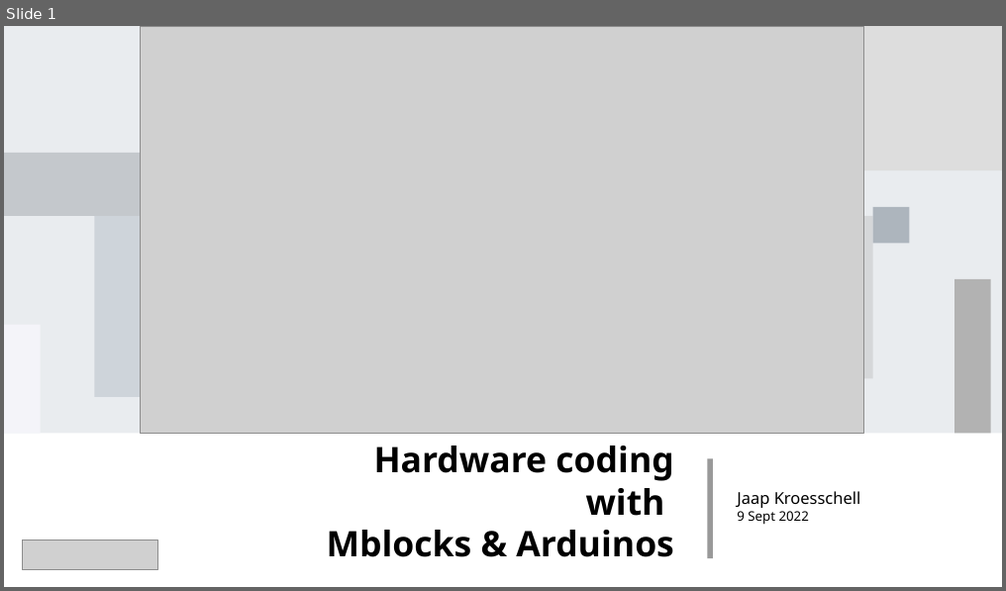
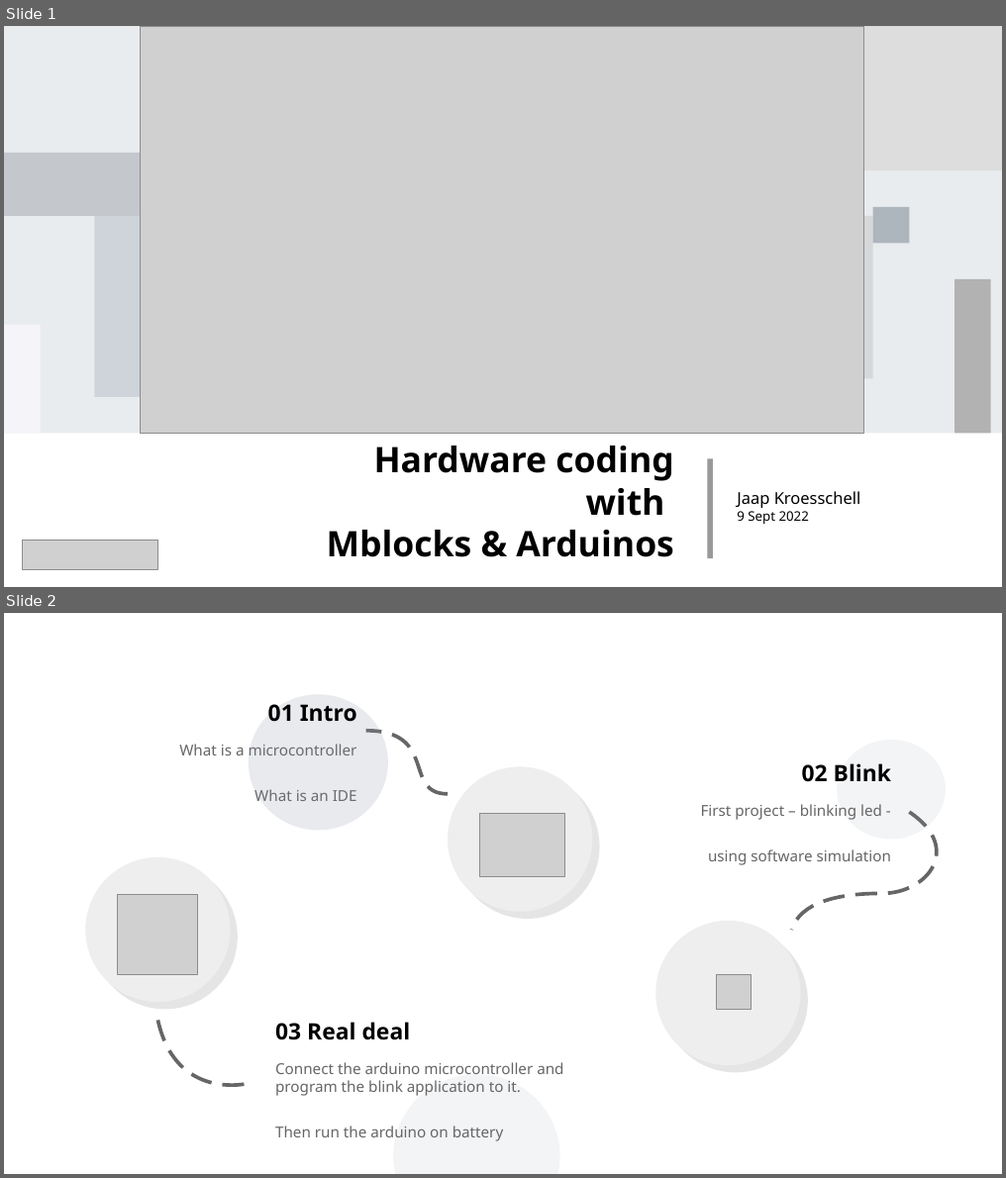
Before and after one commit to Jaapk/arduino_mblocks, a slide deck: docs/mBlocks-Arduino-course-01.odp. Shown one above the other, each under a label of ours: slide 1 before the commit, slides 1 and 2 after it. The pictures are 1006x591 and 1006x1178 pixels, drawn with LibreOffice and Linux fonts; fonts in the diff are those of the drawing; grey boxes stand for pictures. Boxes give left, top, right and bottom in pixels: in the first picture for what was removed or moved away, otherwise in the second. Text is boxed around its words. In the diff, an @@ line names an element or a change of style, - is before the commit and + after.

Commit message:
first session presentation

```diff
--- a/docs/mBlocks-Arduino-course-01.odp
+++ b/docs/mBlocks-Arduino-course-01.odp
@@ slide 2 added at box(4, 613, 1002, 1174), background #FFFFFF @@
@@ ellipse added at box(249, 694, 388, 831), fill #8D99AE at 10% opacity @@
@@ ellipse added at box(249, 694, 388, 831), fill #8D99AE at 10% opacity @@
@@ text added at box(268, 704, 357, 722), 18 pt, text #000000, bold @@
+01 Intro
@@ freeform shape added at box(366, 731, 448, 794), outline #666666 2.89 pt @@
@@ text added at box(179, 744, 357, 801), 12 pt, text #666666 @@
+What is a microcontroller
+What is an IDE
@@ ellipse added at box(838, 740, 945, 840), fill #8D99AE at 10% opacity @@
@@ ellipse added at box(448, 766, 593, 912), fill #EEEEEE @@
@@ text added at box(802, 763, 891, 782), 18 pt, text #000000, bold @@
+02 Blink
@@ picture added at box(479, 813, 564, 877) @@
@@ text added at box(701, 804, 891, 865), 12 pt, text #666666 @@
+First project – blinking led -
+using software simulation
@@ freeform shape added at box(792, 812, 937, 930), outline #666666 2.89 pt @@
@@ ellipse added at box(85, 858, 231, 1002), fill #EEEEEE @@
@@ picture added at box(117, 894, 198, 975) @@
@@ ellipse added at box(656, 921, 801, 1065), fill #EEEEEE @@
@@ picture added at box(716, 975, 751, 1011) @@
@@ freeform shape added at box(157, 1021, 249, 1085), outline #666666 2.89 pt @@
@@ text added at box(275, 1022, 411, 1041), 18 pt, text #000000, bold @@
+03 Real deal
@@ text added at box(275, 1062, 563, 1142), 12 pt, text #666666 @@
+Connect the arduino microcontroller and program the blink application to it.
+Then run the arduino on battery
@@ ellipse added at box(393, 1074, 560, 1174), fill #8D99AE at 10% opacity @@
```
Also in this commit, not shown: 6 slides changed, 6 other slides added, 3 slides removed, 17 other files.
